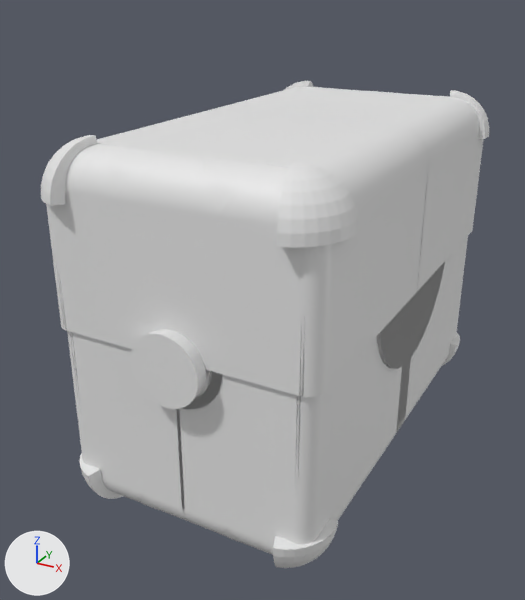
The Blender file obj_chest_Ayham_01.blend as it was, and as the next commit left it.
The view is the same before and after, from a 50 mm camera at (2.7, -5.62, 4.3) aimed at (-0.21, -0.33, 1.66). The lights are fixed; the arrows at lower left show +X, +Y and +Z. The picture after the commit comes second.
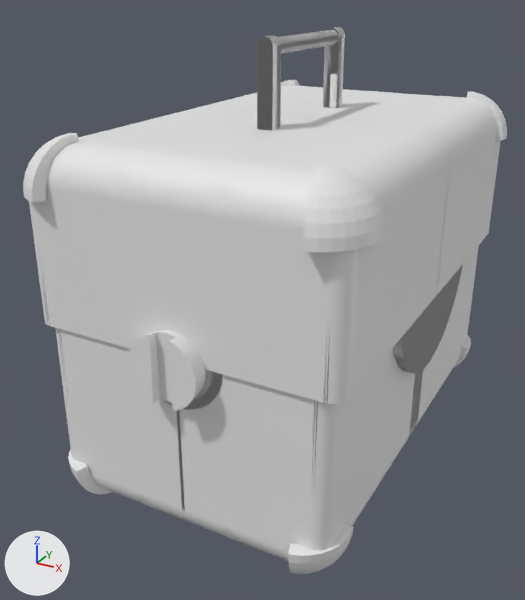
Changed parts and their boxes (x1, y1, x2, y2) in the pictures (525 x 600 px; the box of a moved part takes in the faces that stretch with it):
'lid', reshaped, moved, rescaled (8% wider, 16% taller)
    before: (41, 81, 489, 409)
    after: (23, 27, 507, 409)
'box(2)', reshaped, moved, rescaled
    before: (67, 236, 468, 568)
    after: (55, 245, 479, 574)
'Cylinder', moved, modifiers changed, turned, rescaled
    before: (130, 329, 206, 409)
    after: (128, 330, 206, 411)
part 1 of me_cube_001, added
    after: (393, 265, 463, 374)
part 2 of me_cube_001, moved or reshaped
    before: (41, 81, 489, 248)
    after: (23, 80, 507, 252)
part 3 of me_cube_001, added
    after: (278, 30, 338, 54)
part 4 of me_cube_001, added
    after: (29, 86, 501, 404)
part 5 of me_cube_001, added
    after: (257, 27, 345, 131)
part 6 of me_cube_001, deleted
    before: (377, 262, 445, 369)
part 7 of me_cube_002, moved or reshaped
    before: (79, 333, 460, 568)
    after: (68, 334, 471, 574)
part 8 of me_cube_002, moved or reshaped
    before: (67, 236, 468, 555)
    after: (55, 245, 479, 561)

The change, as a diff of the scene's bpy script:
```diff
--- a/obj_chest_Ayham_01.blend.py
+++ b/obj_chest_Ayham_01.blend.py
@@ me_cube_001 @@
 # used by ob_lid; location = (0.0, 0.0, 1.39); scale = (1.1, 1.1, 1.1)
-me_cube_001.from_pydata(...)  # 4669 vertices, 4492 faces; spans x -1.07..0.35, y -1.91..0.83, z -0.13..1.75
+me_cube_001.from_pydata(...)  # 4793 vertices, 4558 faces; spans x -1.35..0.39, y -2.12..0.91, z 1.25..3.93
+# me_cube_001 part 1: a new loose piece, a 32-sided cylinder along x spanning x -1.268..-1.183, y -0.915..0.915, z 1.246..3.003
+# me_cube_001 part 2: the loose piece of 73 vertices spanning x -1.07..-0.7, y -1.91..-1.46, z 1.37..1.75 is scaled about its middle by 1.1, then moved by (-0.26, -0.18, 1.55)
+# me_cube_001 part 3: a new loose piece, a 32-sided cylinder along y spanning x -0.06..0.06, y -0.58..0.58, z 3.79..3.92
+# me_cube_001 part 4: a new loose piece of 4468 vertices spanning x -1.27..0.0, y -2.0..0.01, z 1.88..3.26
+# me_cube_001 part 5: a new loose piece of 60 vertices spanning x -0.07..0.07, y 0.54..0.67, z 3.23..3.93
+# me_cube_001 part 6: the loose piece of 64 vertices spanning x -1.0..-0.92, y -0.83..0.83, z -0.13..1.46 is deleted
+# other edits to the shape of me_cube_001 do not show in these pictures
@@ me_cube_002 @@
 # used by ob_box_2; location = (0.0, 0.0, 3.83); scale = (1.1, 1.1, 1.1)
-me_cube_002.from_pydata(...)  # 4541 vertices, 4424 faces; spans x -0.01..1.04, y -1.89..0.11, z -3.23..-1.7
+me_cube_002.from_pydata(...)  # 4541 vertices, 4424 faces; spans x -0.01..1.27, y -2.08..0.13, z 0.26..1.95
+# me_cube_002 part 7: the loose piece of 73 vertices spanning x 0.68..1.04, y -1.89..-1.45, z -3.23..-2.88 is scaled about its middle by 1.1, then moved by (0.21, -0.18, 3.51)
+# me_cube_002 part 8: 4468 of 4541 vertices moved; they spanned x -0.01..0.97, y -1.78..0.11, z -3.18..-1.7 and now span x -0.01..1.19, y -1.97..0.13, z 0.31..1.95; mean shift (0.12, -0.13, 3.5); largest move (0.94, -1.74, -1.7) -> (1.16, -1.93, 1.95)
@@ me_cylinder @@
 # used by ob_cylinder; location = (0.0, -1.86, 1.85); rotation_euler = (1.571, 0.0, 0.0), in degrees (90, 0, 0); scale = (0.258, 0.258, 0.258)
-me_cylinder.from_pydata(...)  # 64 vertices, 34 faces; spans x -1.1..1.1, y -1.1..1.1, z 0.24..1.0
+me_cylinder.from_pydata(...)  # 64 vertices, 34 faces; spans x -0.28..0.28, y -2.14..-1.95, z 1.57..2.14
+# me_cylinder part 9: the whole mesh is turned 90 degrees about the x axis through its middle and scaled by 0.258, then moved by (0.0, -2.04, 1.23)
@@ ob_lid @@
 ob_lid = bpy.data.objects.new('lid', me_cube_001)
-ob_lid.location = (0.0, 0.0, 1.39)
-ob_lid.scale = (1.1, 1.1, 1.1)
+ob_lid.location = (0.0, 0.0, 0.0)
 _m = ob_lid.modifiers.new('Mirror', 'MIRROR')
@@ ob_box_2 @@
 ob_box_2 = bpy.data.objects.new('box(2)', me_cube_002)
-ob_box_2.location = (0.0, 0.0, 3.83)
-ob_box_2.scale = (1.1, 1.1, 1.1)
+ob_box_2.location = (0.0, 0.0, 0.0)
 _m = ob_box_2.modifiers.new('Mirror', 'MIRROR')
@@ ob_cylinder @@
 ob_cylinder = bpy.data.objects.new('Cylinder', me_cylinder)
-ob_cylinder.location = (0.0, -1.86, 1.85)
-ob_cylinder.rotation_euler = (1.571, 0.0, 0.0)  # degrees (90, 0, 0)
-ob_cylinder.scale = (0.258, 0.258, 0.258)
+ob_cylinder.location = (0.0, 0.0, 0.0)
+_m = ob_cylinder.modifiers.new('Mirror', 'MIRROR')
+_m.use_axis = (False, True, False)
+_m = ob_cylinder.modifiers.new('Boolean', 'BOOLEAN')
+_m.object = ob_cube
```
